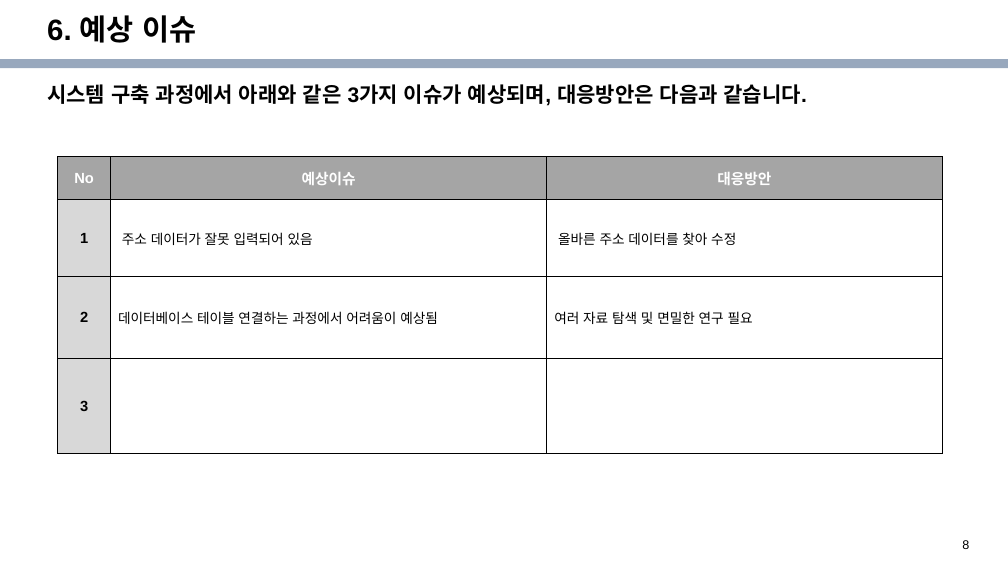
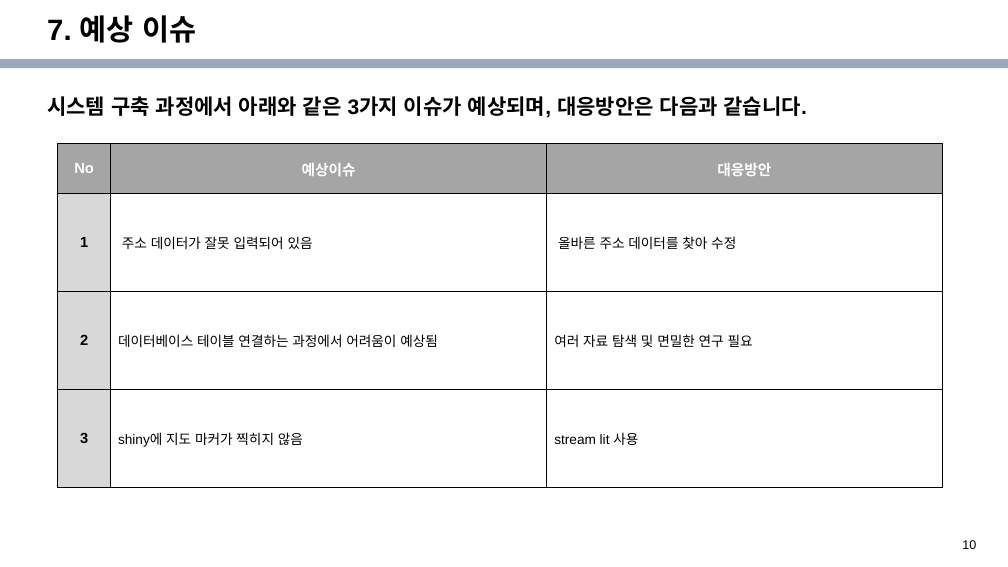
Before and after one commit to knudatascientists/Team3_stair, a slide deck: slide 10 of 제출물/3조 프로젝트 계획서(전기차).pptx (slide 8 before the commit). Drawn at 1008x567 pixels with LibreOffice and Linux fonts; fonts in the diff are those of the drawing; background and template pictures are left out. Boxes give left, top, right and bottom in pixels: in the first picture for what was removed or moved away, otherwise in the second. Text is boxed around its words. In the diff, an @@ line names an element or a change of style, - is before the commit and + after.

```diff
--- a/제출물/3조 프로젝트 계획서(전기차).pptx
+++ b/제출물/3조 프로젝트 계획서(전기차).pptx
@@ title at (47,15,196,43): text changed @@
-6. 예상 이슈
+7. 예상 이슈
@@ text "시스템 구축 과정에서 아래와 같은 ...": place and size @@
-text "시스템 구축 과정에서 아래와 같은 ..." at (47,84,807,106)
+text "시스템 구축 과정에서 아래와 같은 ..." at (47,96,807,118)
@@ table at (57,144,942,451) @@
-row 4, column 2: 
+row 4, column 2: shiny에 지도 마커가 찍히지 않음
-row 4, column 3: 
+row 4, column 3: stream lit 사용
@@ table: place and size @@
-table at (57,157,942,415)
+table at (57,144,942,451)
@@ page number at (962,540,976,549): text changed @@
-8
+10
```
Also in this commit, not shown: 7 other slides changed, 2 slides added, 5 other files.
